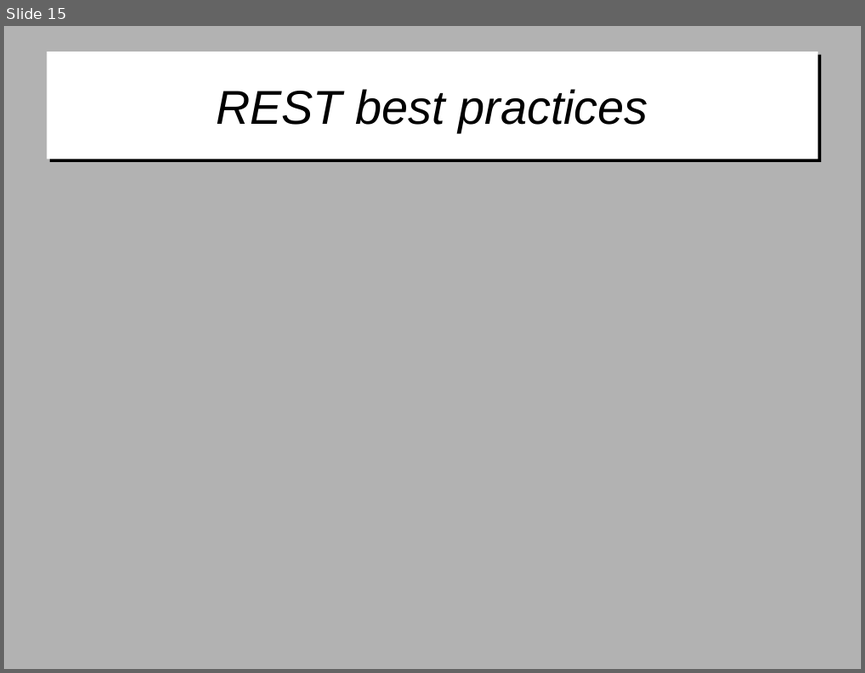
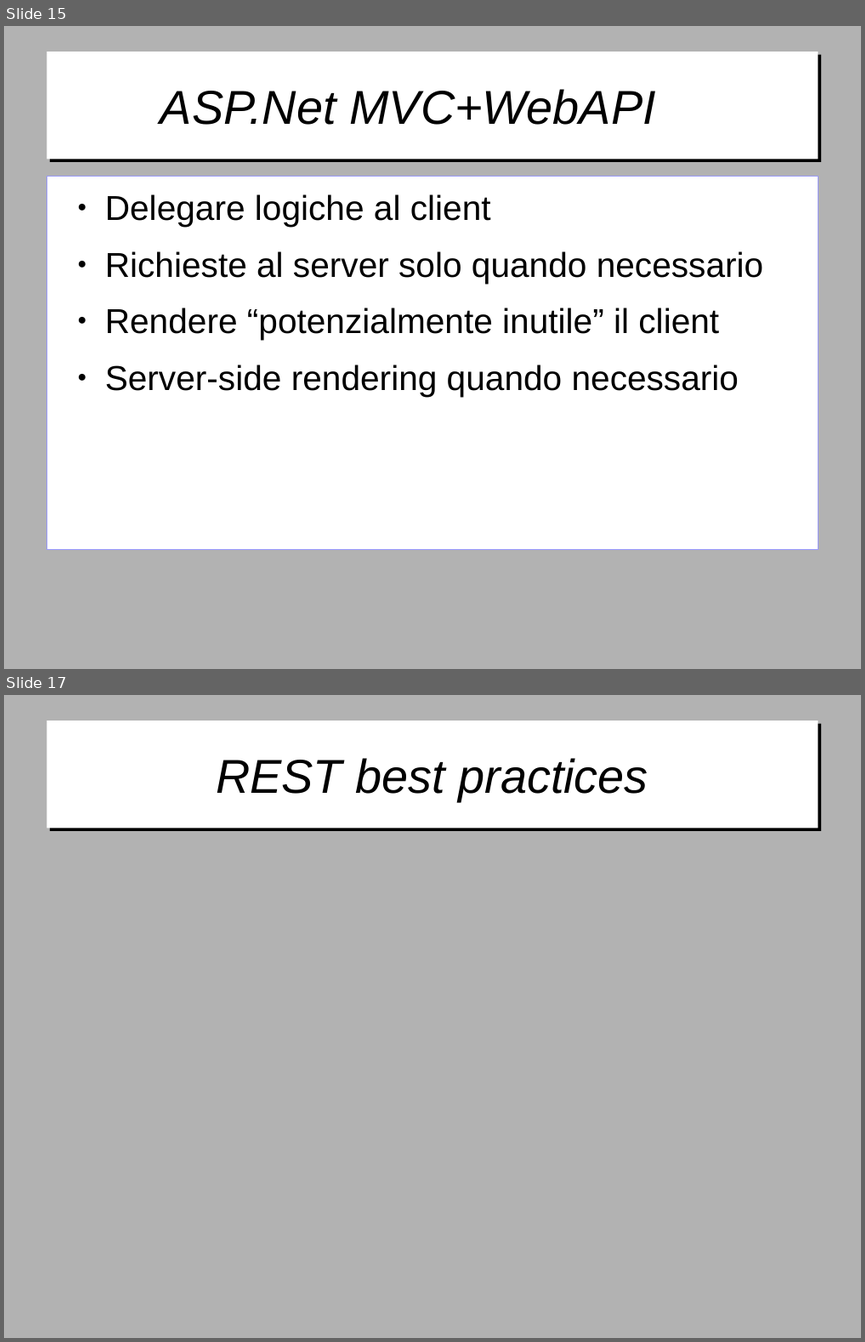
Before and after one commit to gitfer/ARXCourse, a slide deck: ARXCourse.odp. Shown one above the other, each under a label of ours: slide 15 before the commit, slides 15 and 17 after it; the slides between them are not shown. The pictures are 865x673 and 865x1342 pixels, drawn with LibreOffice and Linux fonts; fonts in the diff are those of the drawing; background and template pictures are left out. Boxes give left, top, right and bottom in pixels: in the first picture for what was removed or moved away, otherwise in the second. Text is boxed around its words. In the diff, an @@ line names an element or a change of style, - is before the commit and + after.

```diff
--- a/ARXCourse.odp
+++ b/ARXCourse.odp
@@ slide 15 added at (4, 26, 861, 669), background #B2B2B2 @@
@@ title added at (46, 52, 818, 159), fill #FFFFFF, 44 pt, text #000000, italic @@
+ASP.Net MVC+WebAPI
@@ text added at (46, 176, 818, 550), fill #FFFFFF, outline #9999FF 0 pt, 32 pt, text #000000 @@
+● Delegare logiche al client
+● Richieste al server solo quando necessario
+● Rendere “potenzialmente inutile” il client
+● Server-side rendering quando necessario
@@ what was slide 15 is now slide 17 @@
```
Also in this commit, not shown: 9 slides changed, 10 other slides added, 3 other files.
